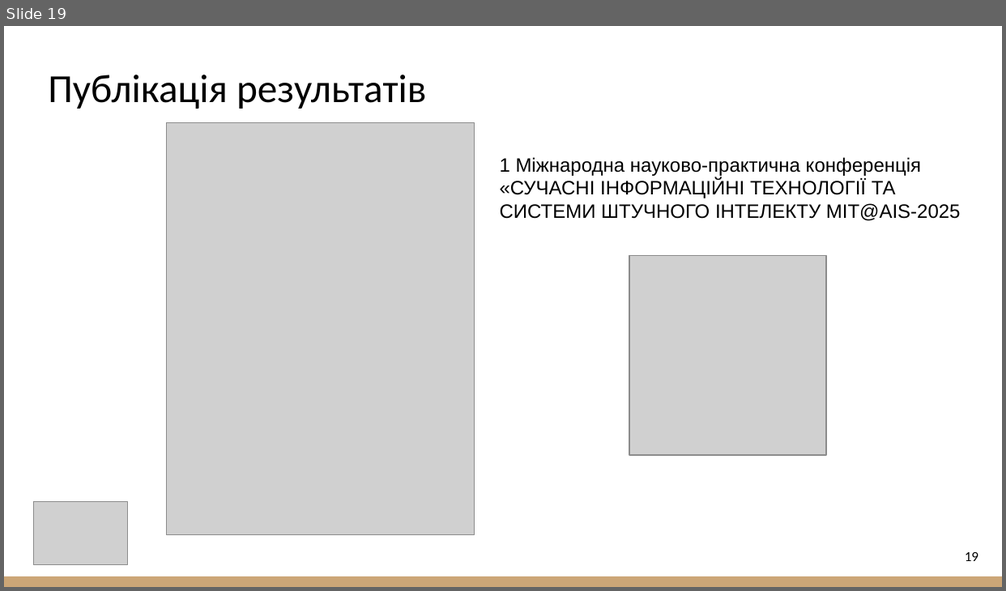
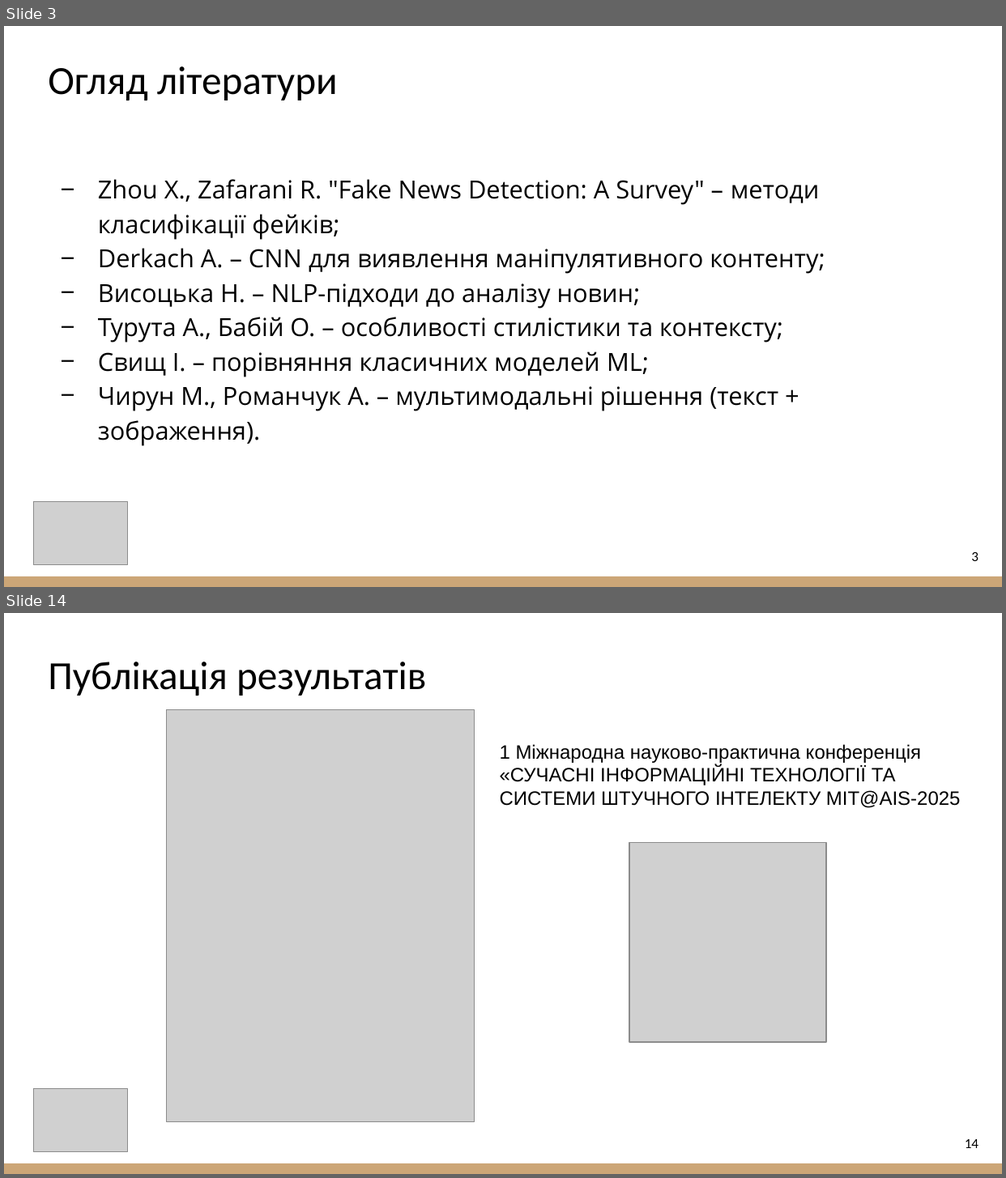
Before and after one commit to Wind6365/fake_news_detector_archive, a slide deck: 2025_М_ПІ_ІПЗм-23-1_Шагун_А_С.pptx. Shown one above the other, each under a label of ours: slide 19 before the commit, slides 3 and 14 after it; the slides between them are not shown. The pictures are 1006x591 and 1006x1178 pixels, drawn with LibreOffice and Linux fonts; fonts in the diff are those of the drawing; grey boxes stand for pictures. Boxes give left, top, right and bottom in pixels: in the first picture for what was removed or moved away, otherwise in the second. Text is boxed around its words. In the diff, an @@ line names an element or a change of style, - is before the commit and + after.

```diff
--- a/2025_М_ПІ_ІПЗм-23-1_Шагун_А_С.pptx
+++ b/2025_М_ПІ_ІПЗм-23-1_Шагун_А_С.pptx
@@ slide 3 added at (4,26,1002,587), background #FFFFFF; not listed: 1 template element that a slide beside it also shows @@
@@ title added at (48,66,338,101), 28.8 pt, text #000000 @@
+Огляд літератури
@@ text added at (98,179,825,446), 18 pt, text #000000 @@
+− Zhou X., Zafarani R. "Fake News Detection: A Survey" – методи класифікації фейків;
+− Derkach A. – CNN для виявлення маніпулятивного контенту;
+− Висоцька Н. – NLP-підходи до аналізу новин;
+− Турута А., Бабій О. – особливості стилістики та контексту;
+− Свищ І. – порівняння класичних моделей ML;
+− Чирун М., Романчук А. – мультимодальні рішення (текст + зображення).
@@ picture added at (33,502,127,566) @@
@@ page number added at (971,552,978,561), 10 pt, text #000000 @@
+3
@@ what was slide 19 is now slide 14 @@
@@ page number at (965,1139,978,1148): text changed @@
-19
+14
```
Also in this commit, not shown: 4 slides changed, 9 other slides added, 15 slides removed.
